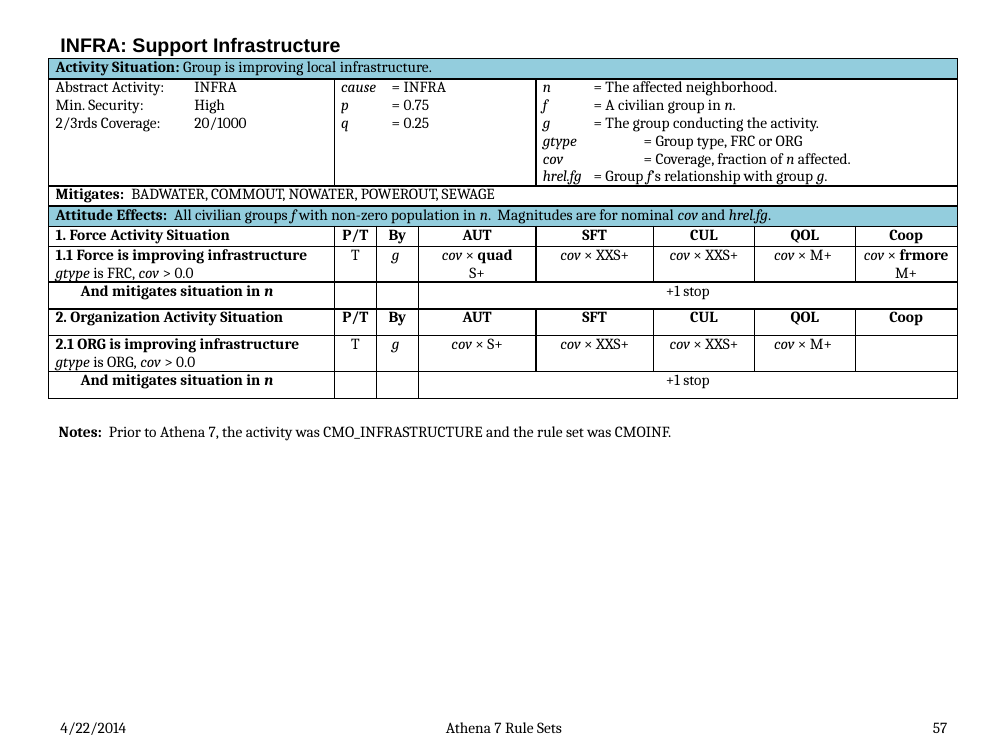
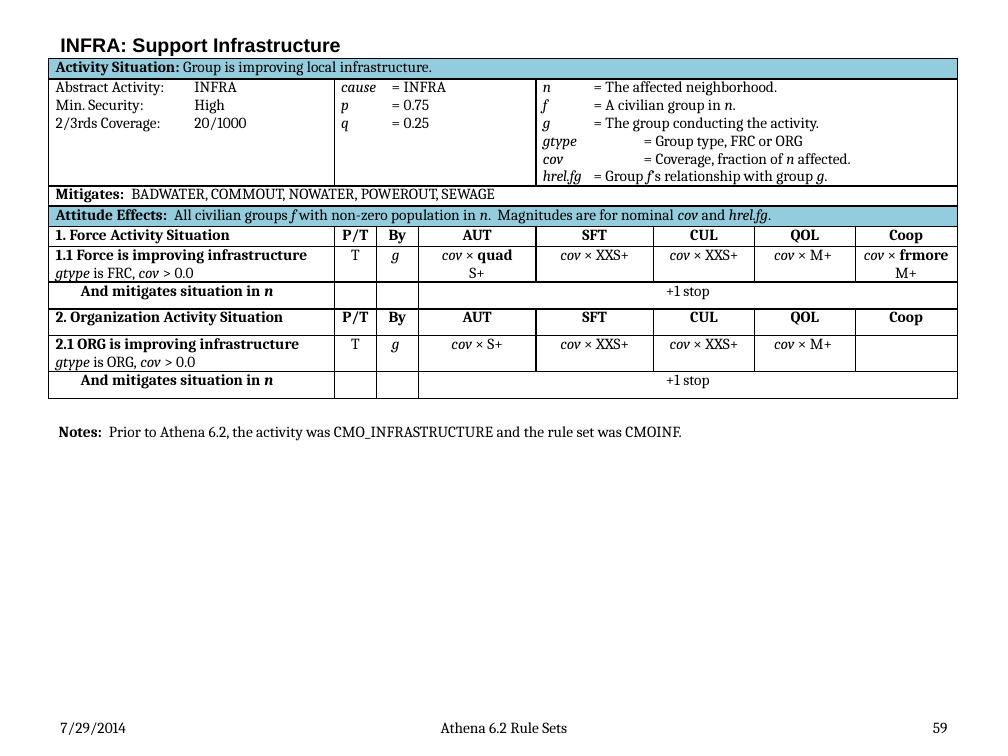
Before and after one commit to AthenaModel/athena-legacy, a slide deck: slide 59 of docs/dev/rules.pptx (slide 57 before the commit). Drawn at 1008x756 pixels with LibreOffice and Linux fonts; fonts in the diff are those of the drawing. Boxes give left, top, right and bottom in pixels: in the first picture for what was removed or moved away, otherwise in the second. Text is boxed around its words. In the diff, an @@ line names an element or a change of style, - is before the commit and + after.

```diff
--- a/docs/dev/rules.pptx
+++ b/docs/dev/rules.pptx
@@ text at bbox=[59, 426, 681, 441]: text changed @@
-Notes: Prior to Athena 7, the activity was CMO_INFRASTRUCTURE and the rule set was CMOINF.
+Notes: Prior to Athena 6.2, the activity was CMO_INFRASTRUCTURE and the rule set was CMOINF.
@@ text at bbox=[60, 722, 125, 735]: text changed @@
-4/22/2014
+7/29/2014
@@ text at bbox=[441, 722, 567, 733]: text changed @@
-Athena 7 Rule Sets
+Athena 6.2 Rule Sets
@@ page number at bbox=[933, 722, 948, 733]: text changed @@
-57
+59
```
Also in this commit, not shown: 72 other slides changed, 2 slides added, 6 other files.
